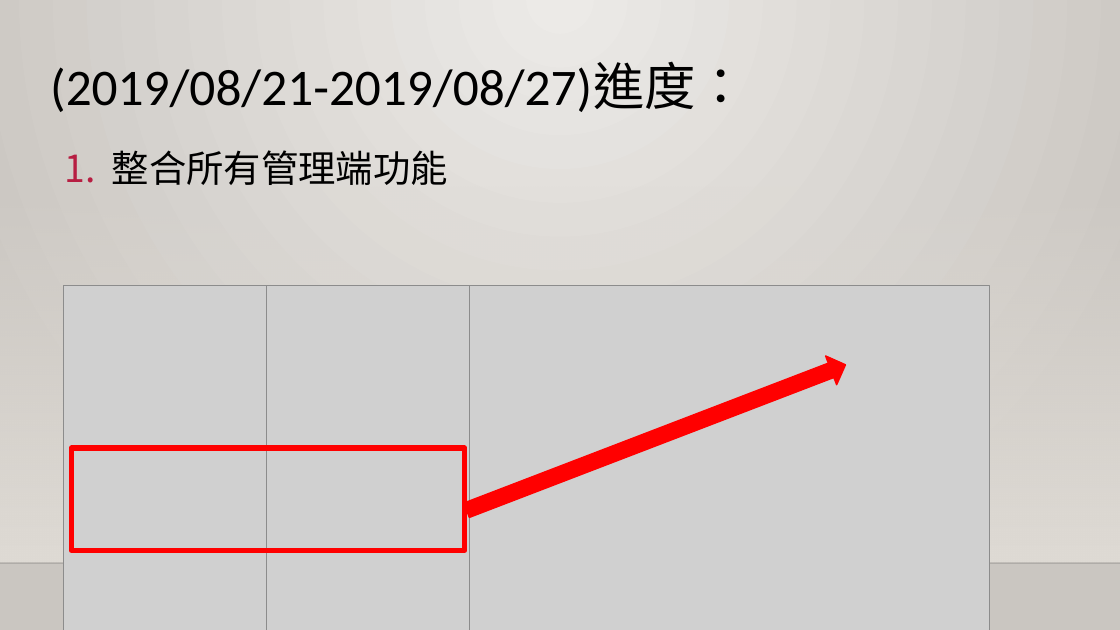
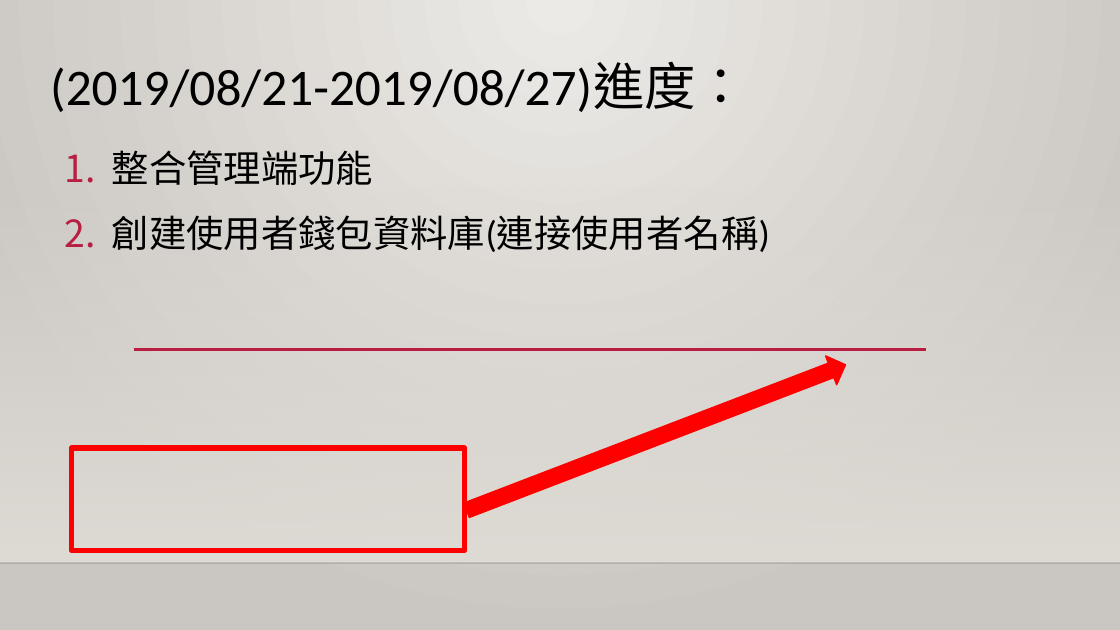
Before and after one commit to QINGSHURUNINDEXINGMING/PccuHW, a slide deck: slide 3 of 開學第1次會議(2019_0827).pptx. Drawn at 1120x630 pixels with LibreOffice and Linux fonts; fonts in the diff are those of the drawing; grey boxes stand for pictures; background and template pictures are left out. Boxes give left, top, right and bottom in pixels: in the first picture for what was removed or moved away, otherwise in the second. Text is boxed around its words. In the diff, an @@ line names an element or a change of style, - is before the commit and + after.

```diff
--- a/開學第1次會議(2019_0827).pptx
+++ b/開學第1次會議(2019_0827).pptx
@@ text at (x1=112, y1=150, x2=770, y2=252): text changed @@
-1. 整合所有管理端功能
+1. 整合管理端功能
+2. 創建使用者錢包資料庫(連接使用者名稱)
@@ picture removed at (x1=64, y1=286, x2=557, y2=630) @@
@@ picture removed at (x1=266, y1=286, x2=757, y2=630) @@
@@ picture removed at (x1=469, y1=286, x2=989, y2=630) @@
```
Also in this commit, not shown: 1 other slide changed, 13 other files.
